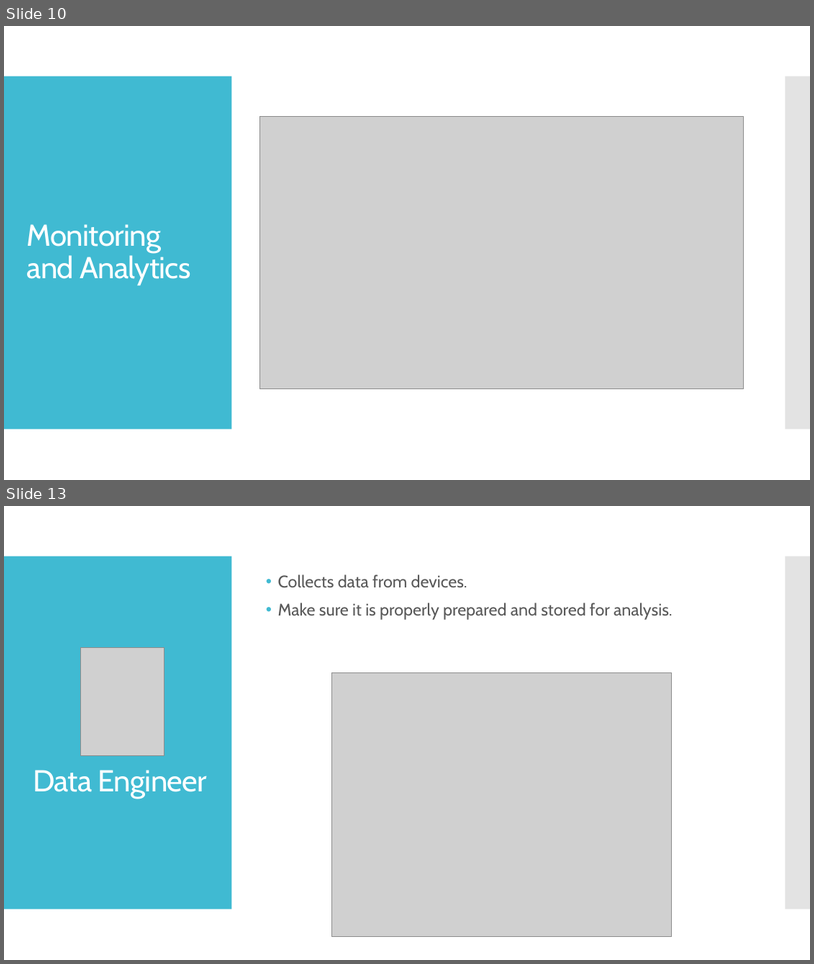
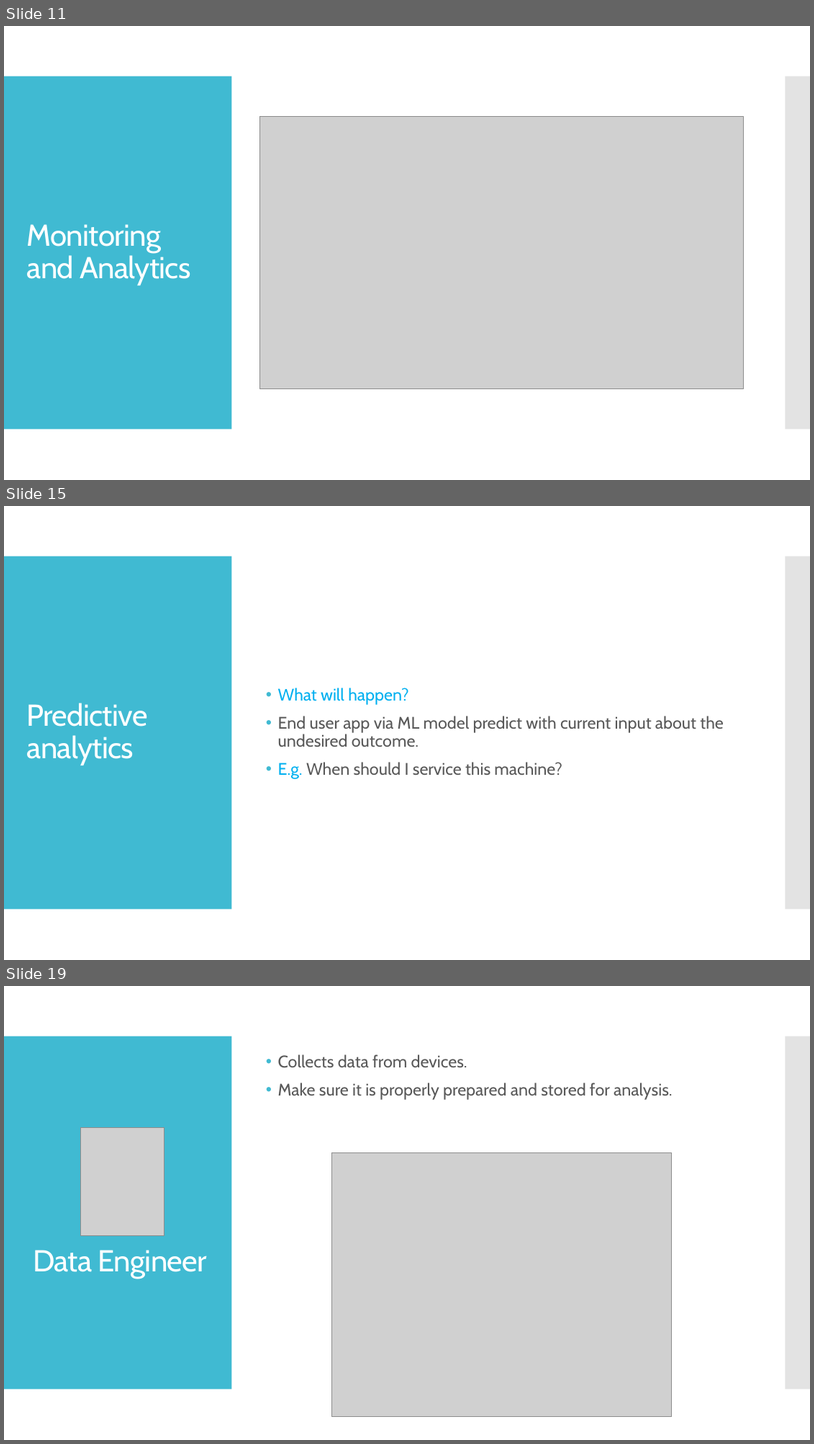
Before and after one commit to dinesarun/common, a slide deck: sessions/ChennaiAzureUserGroup/Databricks_IOT_Analytics/IOT-ML-Azure.pptx. Shown one above the other, each under a label of ours: slides 10 and 13 before the commit, slides 11, 15 and 19 after it; the slides between them are not shown. The pictures are 814x964 and 814x1444 pixels, drawn with LibreOffice and Linux fonts; fonts in the diff are those of the drawing; grey boxes stand for pictures. Boxes give left, top, right and bottom in pixels: in the first picture for what was removed or moved away, otherwise in the second. Text is boxed around its words. In the diff, an @@ line names an element or a change of style, - is before the commit and + after.

```diff
--- a/sessions/ChennaiAzureUserGroup/Databricks_IOT_Analytics/IOT-ML-Azure.pptx
+++ b/sessions/ChennaiAzureUserGroup/Databricks_IOT_Analytics/IOT-ML-Azure.pptx
@@ slide 15 added at (4,506,810,960), background #FFFFFF; not listed: 2 template elements that a slide beside it also shows @@
@@ text added at (278,687,724,779), 20 pt, text #595959 @@
+• What will happen?
+• End user app via ML model predict with current input about the undesired outcome.
+• E.g. When should I service this machine?
@@ title added at (27,703,148,765), 36 pt, text #FFFFFF @@
+Predictive analytics
@@ what was slide 10 is now slide 11 @@
@@ what was slide 13 is now slide 19 @@
```
Also in this commit, not shown: 11 slides changed, 9 other slides added, 2 slides removed.
